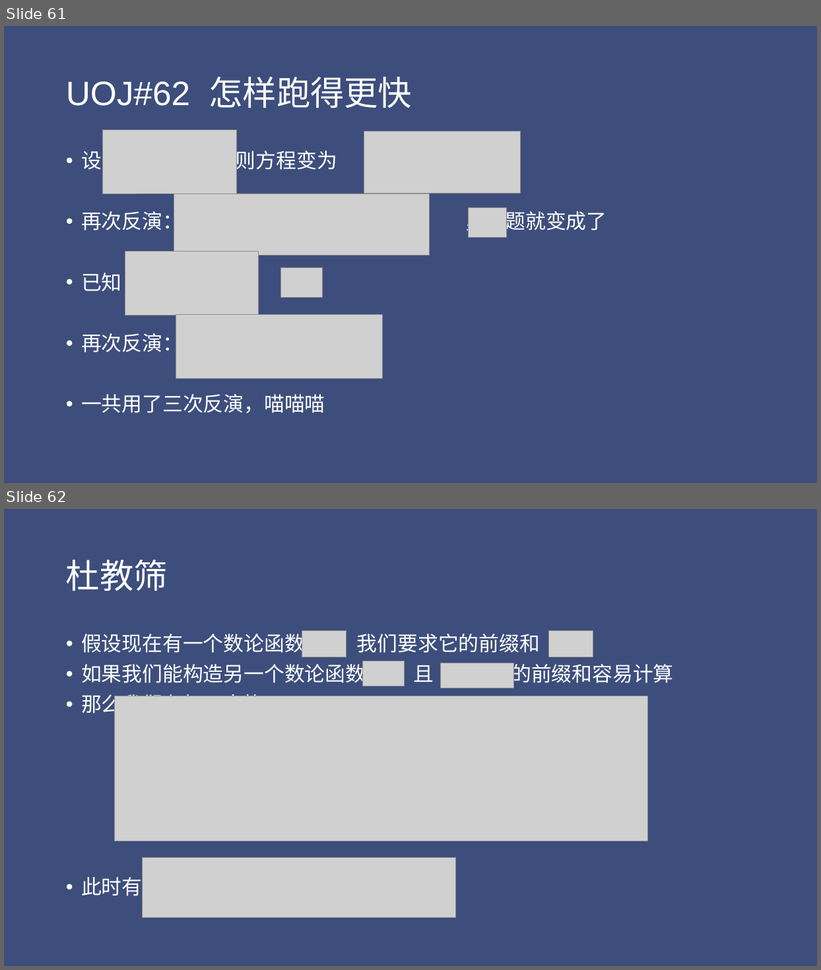
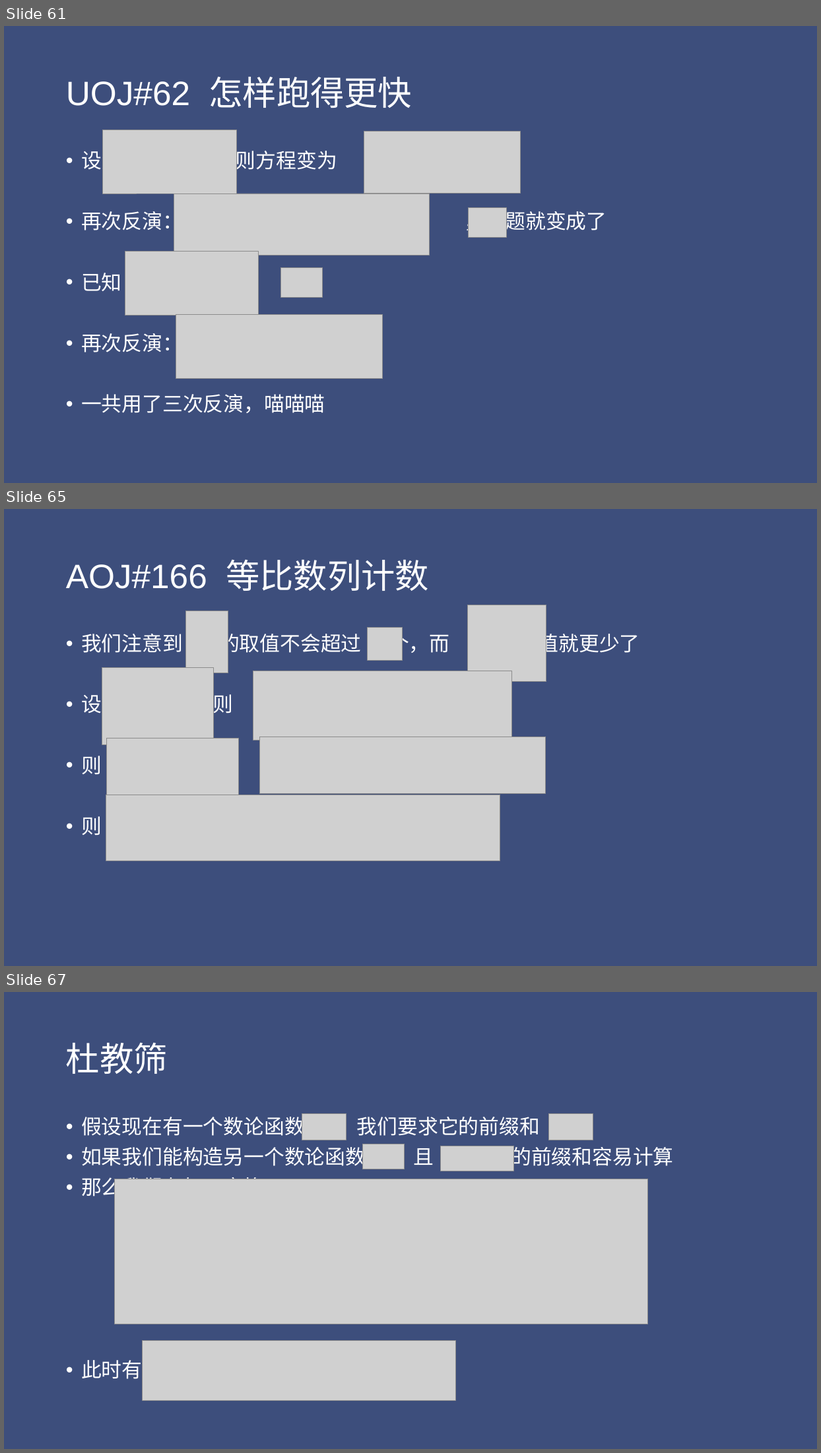
Before and after one commit to Chty-syq/OIblog, a slide deck: file/数论函数篇.pptx. Shown one above the other, each under a label of ours: slides 61 and 62 before the commit, slides 61, 65 and 67 after it; the slides between them are not shown. The pictures are 821x970 and 821x1453 pixels, drawn with LibreOffice and Linux fonts; fonts in the diff are those of the drawing; grey boxes stand for pictures. Boxes give left, top, right and bottom in pixels: in the first picture for what was removed or moved away, otherwise in the second. Text is boxed around its words. In the diff, an @@ line names an element or a change of style, - is before the commit and + after.

```diff
--- a/file/数论函数篇.pptx
+++ b/file/数论函数篇.pptx
@@ slide 65 added at [4, 509, 817, 966], background #3E4E7C @@
@@ title added at [66, 560, 429, 591], 40 pt, text #FFFFFF @@
+AOJ#166 等比数列计数
@@ picture added at [467, 605, 547, 682] @@
@@ picture added at [186, 611, 228, 673] @@
@@ picture added at [368, 627, 403, 660] @@
@@ text added at [81, 630, 640, 657], 24 pt, text #FFFFFF @@
+• 我们注意到 的取值不会超过 个，而 的值就更少了
+• 设 ，则
+• 则 ，
+• 则
@@ picture added at [102, 668, 214, 745] @@
@@ picture added at [253, 671, 512, 741] @@
@@ picture added at [106, 739, 238, 801] @@
@@ picture added at [260, 737, 547, 794] @@
@@ picture added at [106, 795, 500, 861] @@
@@ what was slide 62 is now slide 67 @@
```
Also in this commit, not shown: 4 slides changed, 4 other slides added, 3 other files.
